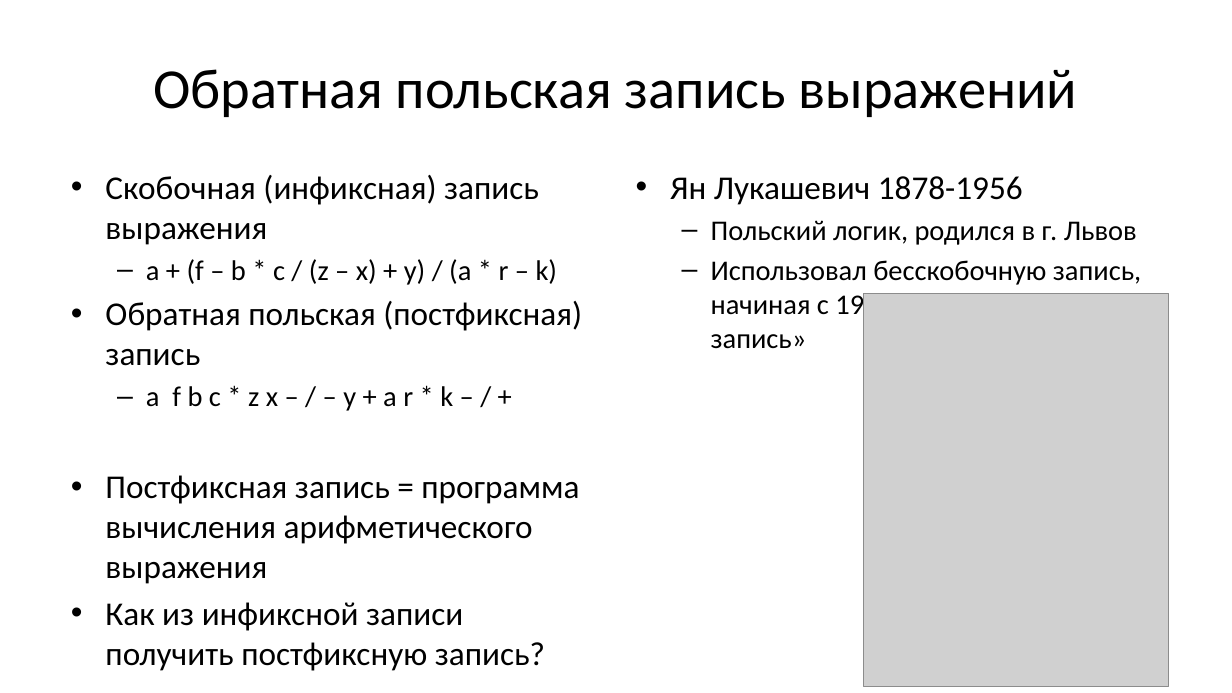
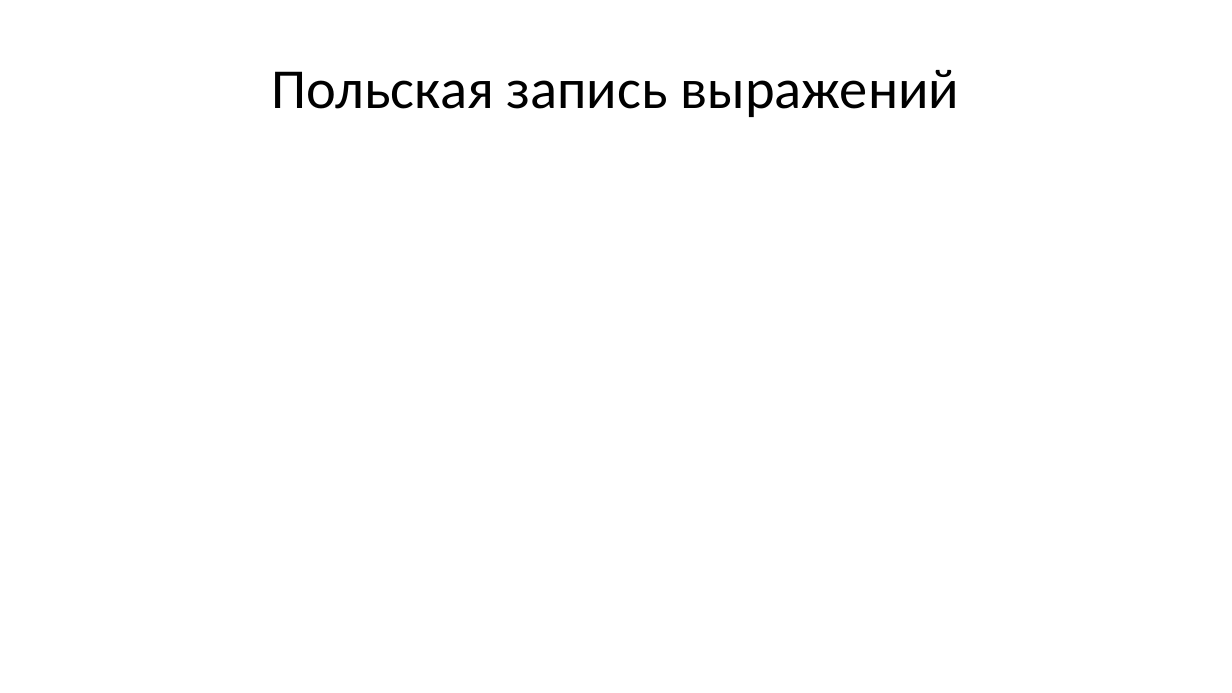
Before and after one commit to Evgueni-Petrov-aka-espetrov/Algorithms-and-Programming-in-C-pptx, a slide deck: slide 113 of 08 Списки.pptx (slide 29 before the commit). Drawn at 1232x693 pixels with LibreOffice and Linux fonts; fonts in the diff are those of the drawing; grey boxes stand for pictures. Boxes give left, top, right and bottom in pixels: in the first picture for what was removed or moved away, otherwise in the second. Text is boxed around its words. In the diff, an @@ line names an element or a change of style, - is before the commit and + after.

Commit message:
подробно разобрал перевод в бесскобочную запись; разбил на слои

```diff
--- a/08 Списки.pptx
+++ b/08 Списки.pptx
@@ title at (x1=272, y1=70, x2=959, y2=117): text changed @@
-Обратная польская запись выражений
+Польская запись выражений
@@ text removed at (x1=105, y1=175, x2=582, y2=631) @@
-• Скобочная (инфиксная) запись выражения
-  – a + (f – b * c / (z – x) + y) / (a * r – k)
-• Обратная польская (постфиксная) запись
-  – a f b c * z x – / – y + a r * k – / +
-• Постфиксная запись = программа вычисления арифметического выражения
-• Как из инфиксной записи получить постфиксную запись?
@@ text removed at (x1=670, y1=176, x2=1141, y2=349) @@
-• Ян Лукашевич 1878-1956
-  – Польский логик, родился в г. Львов
-  – Использовал бесскобочную запись, начиная с 1924 г. – «польскую запись»
@@ picture removed at (x1=863, y1=293, x2=1169, y2=686) @@
```
Also in this commit, not shown: 30 other slides changed, 105 slides added, 3 slides removed.
